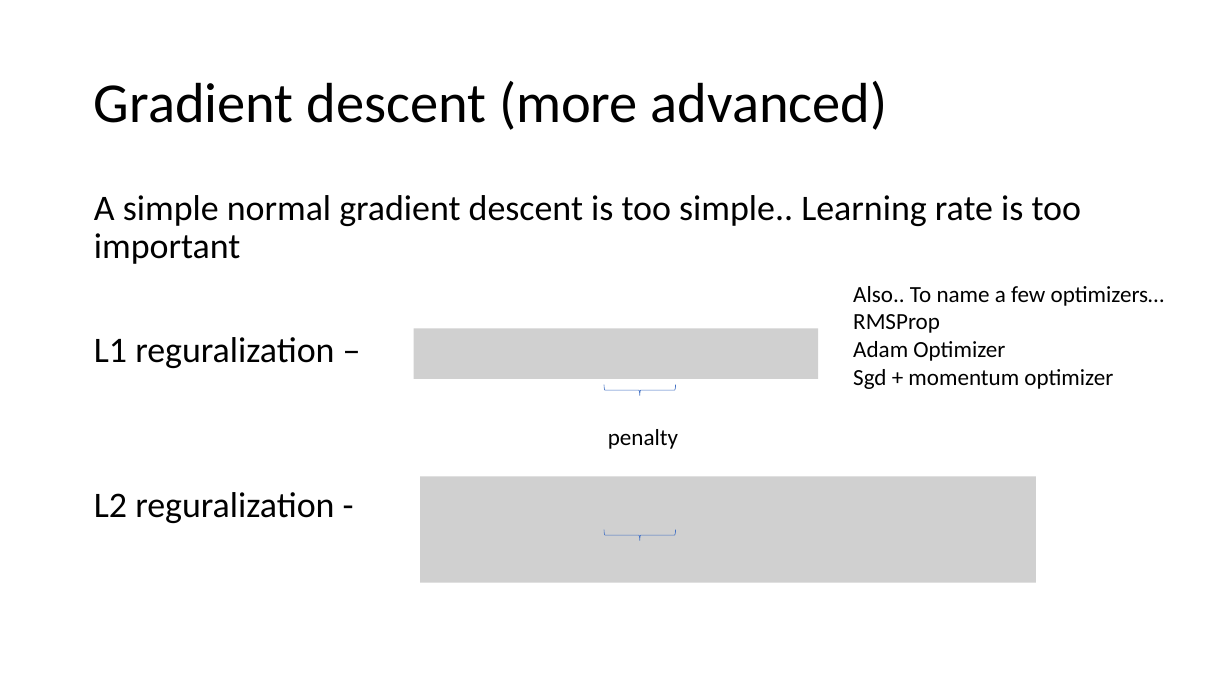
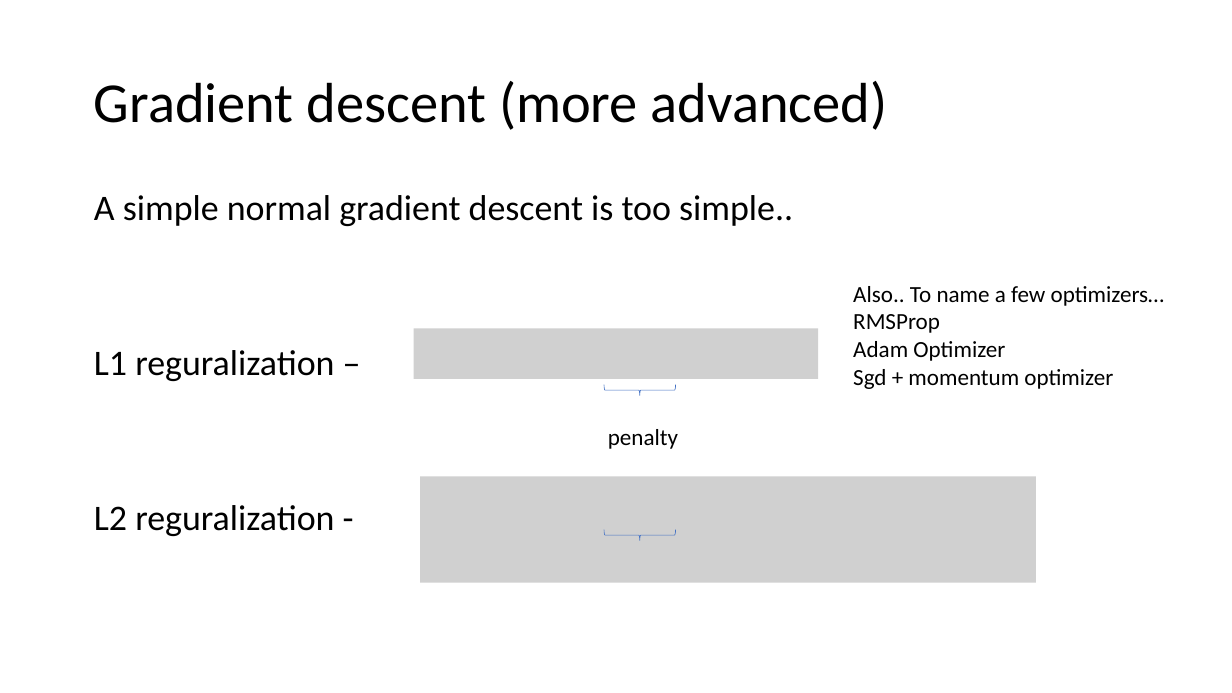
Before and after one commit to Huffwut/Python-meeting, a slide deck: slide 12 of machine learning learnings/perceptron - object detection.pptx. Drawn at 1232x693 pixels with LibreOffice and Linux fonts; fonts in the diff are those of the drawing; grey boxes stand for pictures. Boxes give left, top, right and bottom in pixels: in the first picture for what was removed or moved away, otherwise in the second. Text is boxed around its words. In the diff, an @@ line names an element or a change of style, - is before the commit and + after.

```diff
--- a/machine learning learnings/perceptron - object detection.pptx
+++ b/machine learning learnings/perceptron - object detection.pptx
@@ text at [94,195,793,226]: text changed @@
-A simple normal gradient descent is too simple.. Learning rate is too important
+A simple normal gradient descent is too simple..
```
Also in this commit, not shown: 10 other slides changed, 4 slides added, 1 slide removed, 1 other file.
